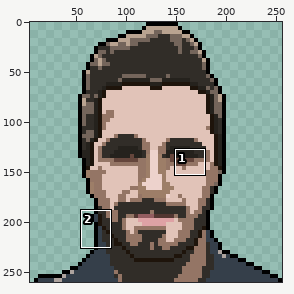
Edited in one commit: sprite sheet (src/assets/selfie.png). The picture above shows the old version from afar; the outline marks the close-up.
Close-up. Earlier state:
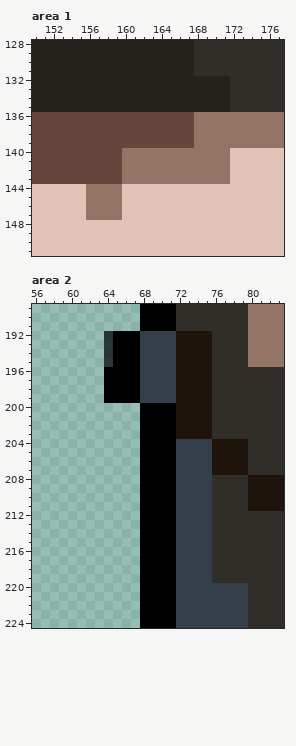
The file is 256x260 pixels. Pixels under 10% opacity are left out. Colours within 5 levels of each other are drawn and written as one. Shown: area 1: x 150..177, y 128..151; area 2: x 56..83, y 189..224. The wide view leaves out empty margins.
After:
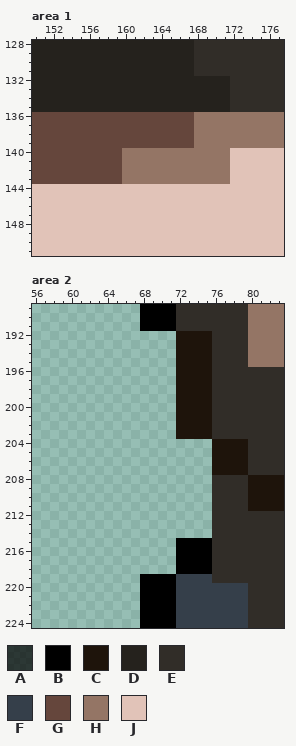
Palette (. is transparent): A #000000b4  B #000000  C #1e140b  D #25221d  E #312d28  F #353f4a  G #65463c  H #947565  J #e1c3b8
From old to new:
Changed rows in their new state; - is an unchanged pixel.
Area 1:
first column x 156:
144 JJJJ
145 JJJJ
146 JJJJ
147 JJJJ
Area 2:
first column x 64:
192 ........----
193 ........----
194 ........----
195 ........----
196 ........----
197 ........----
198 ........----
199 ........----
200 ----....----
201 ----....----
202 ----....----
203 ----....----
204 ----........
205 ----........
206 ----........
207 ----........
208 ----........
209 ----........
210 ----........
211 ----........
212 ----........
213 ----........
214 ----........
215 ----....BBBB
216 ----....BBBB
217 ----....BBBB
218 ----....BBBB
